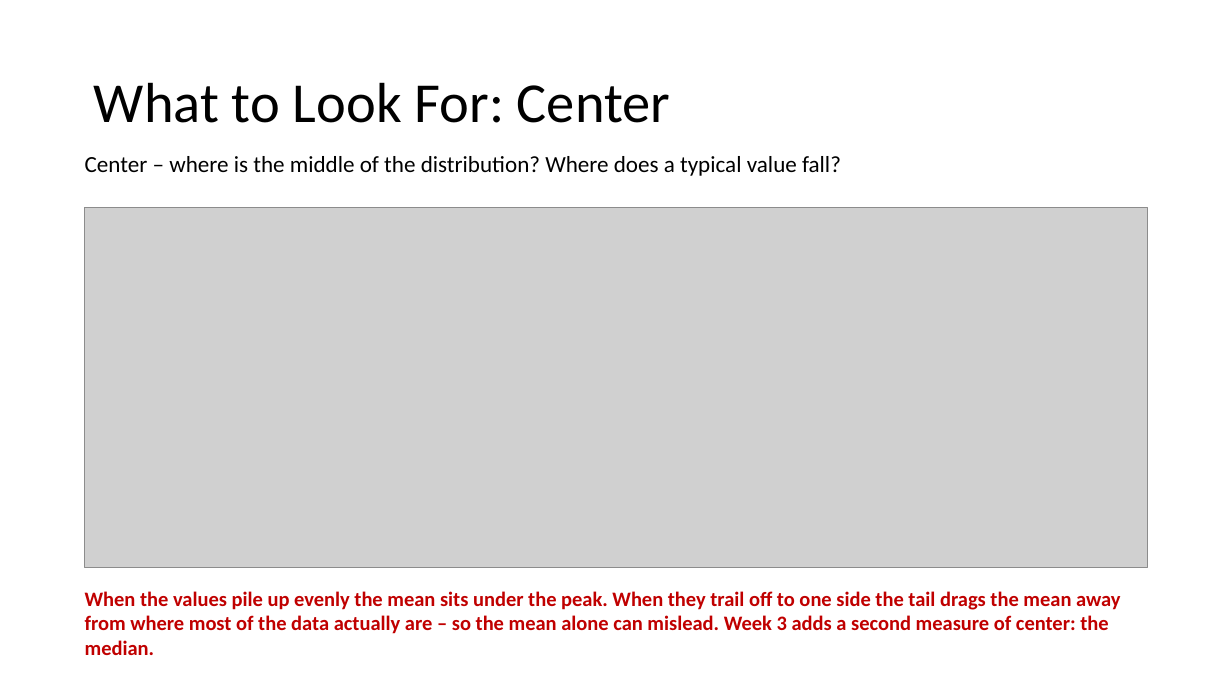
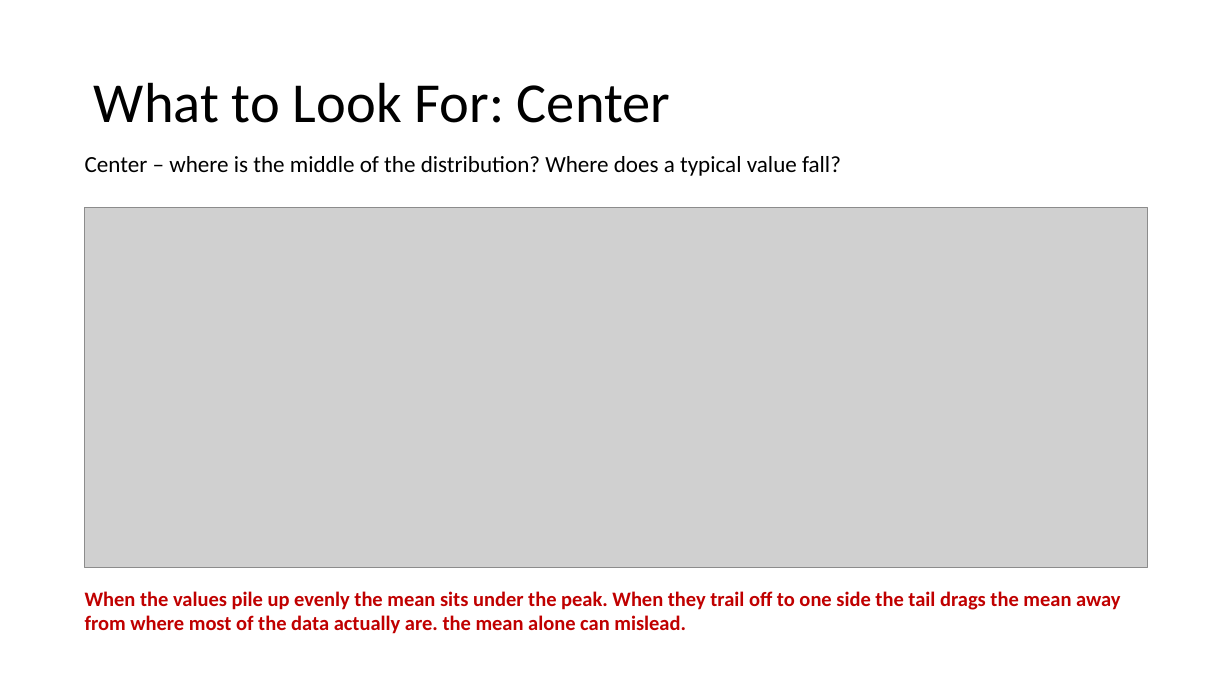
Before and after one commit to Jarred6068/Kvamme_UI_STAT251, a slide deck: slide 8 of docs/lecture_slides/Week 2/Week2_Lecture3_Slides_1_19_2024.pptx. Drawn at 1232x693 pixels with LibreOffice and Linux fonts; fonts in the diff are those of the drawing; grey boxes stand for pictures. Boxes give left, top, right and bottom in pixels: in the first picture for what was removed or moved away, otherwise in the second. Text is boxed around its words. In the diff, an @@ line names an element or a change of style, - is before the commit and + after.

Commit message:
Update Week 2 lecture 3 slides
Refresh the Week 2 Lecture 3 PDF and PowerPoint deck to the latest version. This also removes the temporary Office lock file created while editing the slide deck.

```diff
--- a/docs/lecture_slides/Week 2/Week2_Lecture3_Slides_1_19_2024.pptx
+++ b/docs/lecture_slides/Week 2/Week2_Lecture3_Slides_1_19_2024.pptx
@@ text at [85, 591, 1120, 634]: text changed @@
-When the values pile up evenly the mean sits under the peak. When they trail off to one side the tail drags the mean away from where most of the data actually are – so the mean alone can mislead. Week 3 adds a second measure of center: the median.
+When the values pile up evenly the mean sits under the peak. When they trail off to one side the tail drags the mean away from where most of the data actually are. the mean alone can mislead.
```
Also in this commit, not shown: 5 other slides changed, 13 other files.
